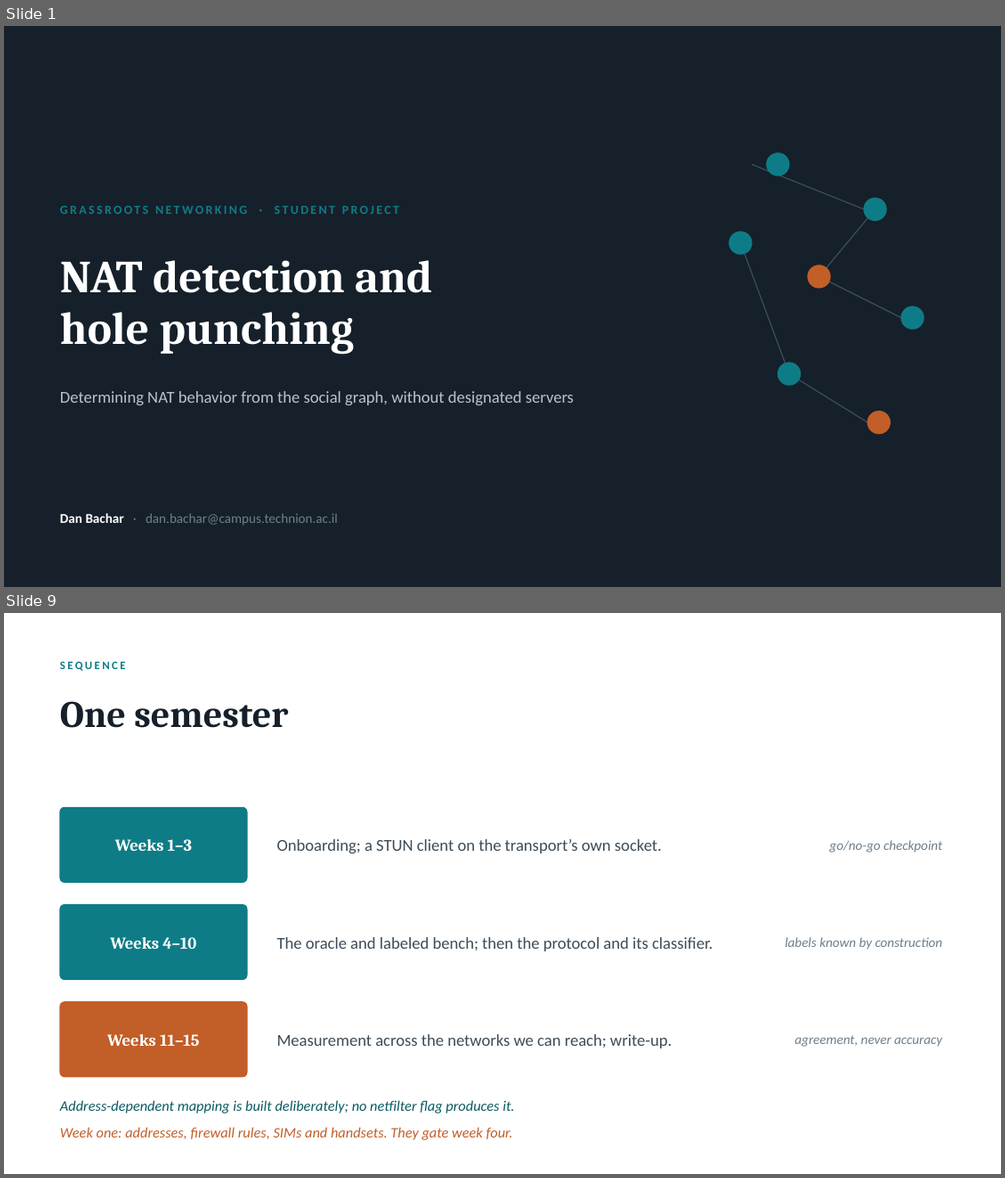
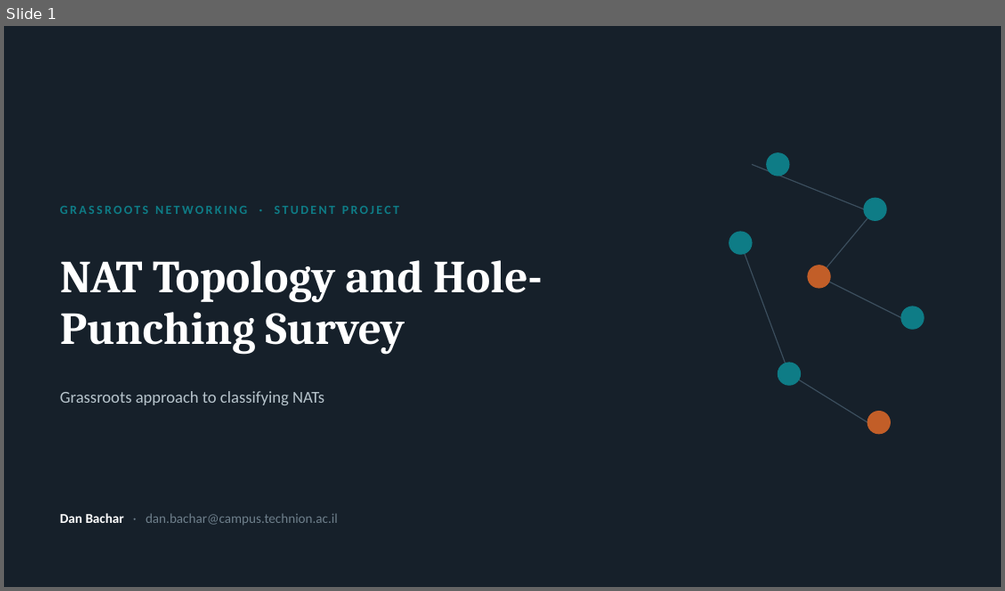
Before and after one commit to danbachar/grassroots-networking, a slide deck: docs/student-projects/grassroots-nat-project.pptx. Shown one above the other, each under a label of ours: slides 1 and 9 before the commit, slide 1 after it; the slides between them are not shown. The pictures are 1005x1178 and 1005x591 pixels, drawn with LibreOffice and Linux fonts; fonts in the diff are those of the drawing. Boxes give left, top, right and bottom in pixels: in the first picture for what was removed or moved away, otherwise in the second. Text is boxed around its words. In the diff, an @@ line names an element or a change of style, - is before the commit and + after.

```diff
--- a/docs/student-projects/grassroots-nat-project.pptx
+++ b/docs/student-projects/grassroots-nat-project.pptx
@@ slide 9 removed at (x1=4, y1=613, x2=1001, y2=1174), background #FFFFFF @@
@@ text removed at (x1=60, y1=661, x2=126, y2=671) @@
-SEQUENCE
@@ text removed at (x1=60, y1=701, x2=288, y2=728) @@
-One semester
@@ rounded rectangle removed at (x1=60, y1=807, x2=247, y2=882) @@
@@ text removed at (x1=115, y1=839, x2=192, y2=851) @@
-Weeks 1–3
@@ text removed at (x1=277, y1=839, x2=662, y2=853) @@
-Onboarding; a STUN client on the transport’s own socket.
@@ text removed at (x1=829, y1=840, x2=942, y2=852) @@
-go/no-go checkpoint
@@ rounded rectangle removed at (x1=60, y1=905, x2=247, y2=980) @@
@@ text removed at (x1=110, y1=937, x2=196, y2=949) @@
-Weeks 4–10
@@ text removed at (x1=277, y1=937, x2=712, y2=951) @@
-The oracle and labeled bench; then the protocol and its classifier.
@@ text removed at (x1=785, y1=937, x2=943, y2=949) @@
-labels known by construction
@@ rounded rectangle removed at (x1=60, y1=1002, x2=247, y2=1077) @@
@@ text removed at (x1=107, y1=1034, x2=200, y2=1046) @@
-Weeks 11–15
@@ text removed at (x1=277, y1=1034, x2=672, y2=1048) @@
-Measurement across the networks we can reach; write-up.
@@ text removed at (x1=794, y1=1035, x2=942, y2=1046) @@
-agreement, never accuracy
@@ text removed at (x1=60, y1=1100, x2=514, y2=1113) @@
-Address-dependent mapping is built deliberately; no netfilter flag produces it.
@@ text removed at (x1=60, y1=1127, x2=513, y2=1140) @@
-Week one: addresses, firewall rules, SIMs and handsets. They gate week four.
@@ slide 1 changed as well @@
@@ text at (x1=60, y1=260, x2=542, y2=354): text changed @@
-NAT detection and
-hole punching
+NAT Topology and Hole-Punching Survey
@@ text at (x1=60, y1=391, x2=324, y2=405): text changed @@
-Determining NAT behavior from the social graph, without designated servers
+Grassroots approach to classifying NATs
```
Also in this commit, not shown: 3 other slides changed, 4 slides added, 5 other slides removed, 5 other files.
